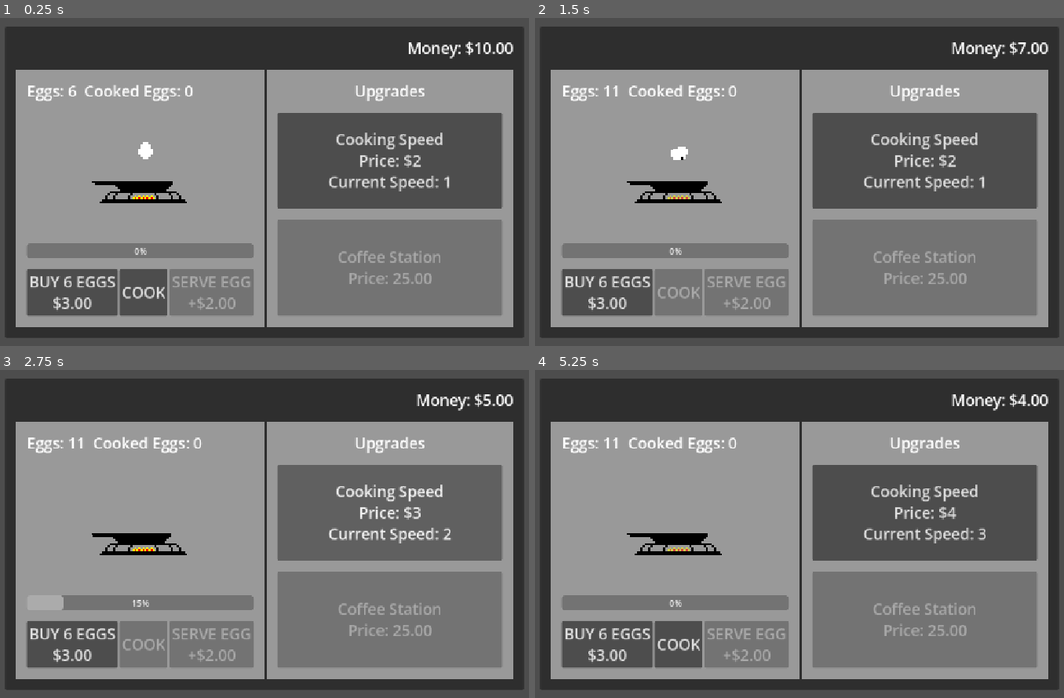
Above: before the commit, frames 1-4 (two rows, left to right).
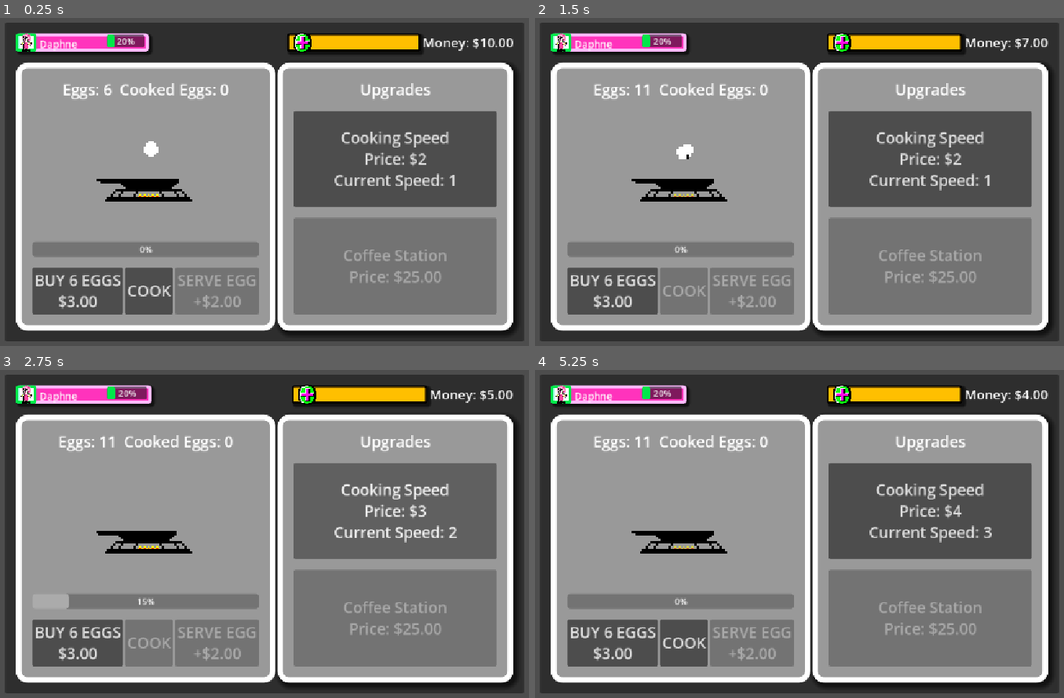
Above: after the commit, the same moments.

Repository: DaphGreene/Tex-Mex-Breakup
Game: Godot game, scene res://Scenes/main.tscn
Same seed, same stepped clock (60 frames per second), same inputs: the game is played once before the commit and once after it.
Inputs:
- Up to frame 1 (0.25 s): no input
- Up to frame 2 (1.5 s): click "BUY 6 EGGS $3.00" at 0.5 s; click "COOK" at 1.25 s
- Up to frame 3 (2.75 s): click "Cooking Speed Price: $2 Curre…" at 2 s
- Up to frame 4 (5.25 s): click "Cooking Speed Price: $3 Curre…" at 2.75 s; click "SERVE EGG +$2.00" at 5 s

The runs differ from the first frame. In frame 1, 23% of the frame differs, in the area x 0-100%, y 1-99%; in frame 2, 23%; in frame 3, 23%; in frame 4, 23%.

Commit message:
Egg Economy Complete
- First minor softlock protection pass
- Cleaned up labels
- Full egg economy loop completed

Diff:
--- a/Scenes/main.tscn
+++ b/Scenes/main.tscn
@@ -5,7 +5,83 @@
 [ext_resource type="Texture2D" uid="uid://dph8fxey2itl1" path="res://Assets/Sprites/Temp/cooking_egg.png" id="3_21xkr"]
 [ext_resource type="Texture2D" uid="uid://cjynykwngds8r" path="res://Assets/Sprites/Temp/GlitchCoin.png" id="3_kry3j"]
 
+[sub_resource type="StyleBoxFlat" id="StyleBoxFlat_1bvp3"]
+bg_color = Color(0.99999994, 0.19847804, 0.7361323, 1)
+border_width_left = 6
+border_width_top = 6
+border_width_right = 6
+border_width_bottom = 6
+border_color = Color(1, 0.73333335, 1, 1)
+corner_radius_top_left = 6
+corner_radius_top_right = 6
+corner_radius_bottom_right = 6
+corner_radius_bottom_left = 6
+shadow_size = 4
+shadow_offset = Vector2(4, 4)
+
+[sub_resource type="StyleBoxFlat" id="StyleBoxFlat_lquwl"]
+bg_color = Color(11.708403, 11.708403, 11.708403, 1)
+border_width_left = 6
+border_width_top = 6
+border_width_right = 6
+border_width_bottom = 6
+border_color = Color(0, 0.9131701, 0.2872121, 1)
+corner_radius_top_left = 4
+corner_radius_top_right = 4
+corner_radius_bottom_right = 4
+corner_radius_bottom_left = 4
+
+[sub_resource type="StyleBoxFlat" id="StyleBoxFlat_7mycd"]
+bg_color = Color(0, 0, 0, 0.5019608)
+corner_radius_top_left = 4
+corner_radius_top_right = 4
+corner_radius_bottom_right = 4
+corner_radius_bottom_left = 4
+
+[sub_resource type="StyleBoxFlat" id="StyleBoxFlat_272bh"]
+bg_color = Color(0.003921569, 0.9098039, 0.28627452, 1)
+corner_radius_top_left = 4
+corner_radius_top_right = 4
+corner_radius_bottom_right = 4
+corner_radius_bottom_left = 4
+
+[sub_resource type="StyleBoxFlat" id="StyleBoxFlat_5vw27"]
+bg_color = Color(1.0811334, 0.7509666, 7.612897e-06, 1)
+border_width_left = 4
+border_width_top = 4
+border_width_right = 4
+border_width_bottom = 4
+border_color = Color(0, 0, 0, 1)
+corner_radius_top_left = 4
+corner_radius_top_right = 4
+corner_radius_bottom_right = 4
+corner_radius_bottom_left = 4
+shadow_size = 4
+shadow_offset = Vector2(4, 4)
+
+[sub_resource type="StyleBoxFlat" id="StyleBoxFlat_jjvhh"]
+border_width_left = 10
+border_width_top = 10
+border_width_right = 10
+border_width_bottom = 10
+border_color = Color(1, 1, 1, 1)
+corner_radius_top_left = 20
+corner_radius_top_right = 20
+corner_radius_bottom_right = 20
+corner_radius_bottom_left = 20
+
 [sub_resource type="StyleBoxFlat" id="StyleBoxFlat_h2yge"]
+border_width_left = 10
+border_width_top = 10
+border_width_right = 10
+border_width_bottom = 10
+border_color = Color(1, 1, 1, 1)
+corner_radius_top_left = 20
+corner_radius_top_right = 20
+corner_radius_bottom_right = 20
+corner_radius_bottom_left = 20
+shadow_size = 10
+shadow_offset = Vector2(5, 5)
 
 [sub_resource type="Animation" id="Animation_lx3vj"]
 length = 0.001
@@ -64,60 +140,6 @@
 &"egg_crack": SubResource("Animation_my4ki")
 }
 
-[sub_resource type="StyleBoxFlat" id="StyleBoxFlat_1bvp3"]
-bg_color = Color(0.99999994, 0.19847804, 0.7361323, 1)
-border_width_left = 6
-border_width_top = 6
-border_width_right = 6
-border_width_bottom = 6
-border_color = Color(1, 0.73333335, 1, 1)
-corner_radius_top_left = 6
-corner_radius_top_right = 6
-corner_radius_bottom_right = 6
-corner_radius_bottom_left = 6
-shadow_size = 4
-shadow_offset = Vector2(4, 4)
-
-[sub_resource type="StyleBoxFlat" id="StyleBoxFlat_lquwl"]
-bg_color = Color(11.708403, 11.708403, 11.708403, 1)
-border_width_left = 6
-border_width_top = 6
-border_width_right = 6
-border_width_bottom = 6
-border_color = Color(0, 0.9131701, 0.2872121, 1)
-corner_radius_top_left = 4
-corner_radius_top_right = 4
-corner_radius_bottom_right = 4
-corner_radius_bottom_left = 4
-
-[sub_resource type="StyleBoxFlat" id="StyleBoxFlat_7mycd"]
-bg_color = Color(0, 0, 0, 0.5019608)
-corner_radius_top_left = 4
-corner_radius_top_right = 4
-corner_radius_bottom_right = 4
-corner_radius_bottom_left = 4
-
-[sub_resource type="StyleBoxFlat" id="StyleBoxFlat_272bh"]
-bg_color = Color(0.003921569, 0.9098039, 0.28627452, 1)
-corner_radius_top_left = 4
-corner_radius_top_right = 4
-corner_radius_bottom_right = 4
-corner_radius_bottom_left = 4
-
-[sub_resource type="StyleBoxFlat" id="StyleBoxFlat_5vw27"]
-bg_color = Color(1.0811334, 0.7509666, 7.612897e-06, 1)
-border_width_left = 4
-border_width_top = 4
-border_width_right = 4
-border_width_bottom = 4
-border_color = Color(0, 0, 0, 1)
-corner_radius_top_left = 4
-corner_radius_top_right = 4
-corner_radius_bottom_right = 4
-corner_radius_bottom_left = 4
-shadow_size = 4
-shadow_offset = Vector2(4, 4)
-
 [sub_resource type="Shortcut" id="Shortcut_kek77"]
 
 [node name="Main" type="Control" unique_id=1294964494]
@@ -158,207 +180,70 @@
 [node name="MoneyBar" type="HBoxContainer" parent="MarginContainer/PanelContainer/MarginContainer/MainLayout" unique_id=486125757]
 layout_mode = 2
 
-[node name="Spacer" type="Control" parent="MarginContainer/PanelContainer/MarginContainer/MainLayout/MoneyBar" unique_id=717289872]
-layout_mode = 2
-size_flags_horizontal = 3
-
-[node name="MoneyLabel" type="Label" parent="MarginContainer/PanelContainer/MarginContainer/MainLayout/MoneyBar" unique_id=918509803]
-layout_mode = 2
-theme_override_font_sizes/font_size = 28
-text = "Money: $10.00"
-
-[node name="ContentRow" type="HBoxContainer" parent="MarginContainer/PanelContainer/MarginContainer/MainLayout" unique_id=607293574]
-layout_mode = 2
-size_flags_vertical = 3
-
-[node name="CookingSpace" type="PanelContainer" parent="MarginContainer/PanelContainer/MarginContainer/MainLayout/ContentRow" unique_id=1881323370]
-layout_mode = 2
-size_flags_horizontal = 3
-theme_override_styles/panel = SubResource("StyleBoxFlat_h2yge")
-
-[node name="MarginContainer" type="MarginContainer" parent="MarginContainer/PanelContainer/MarginContainer/MainLayout/ContentRow/CookingSpace" unique_id=917770293]
-layout_mode = 2
-theme_override_constants/margin_left = 20
-theme_override_constants/margin_top = 20
-theme_override_constants/margin_right = 20
-theme_override_constants/margin_bottom = 20
-
-[node name="VBoxContainer" type="VBoxContainer" parent="MarginContainer/PanelContainer/MarginContainer/MainLayout/ContentRow/CookingSpace/MarginContainer" unique_id=807118112]
-layout_mode = 2
-theme_override_constants/separation = 20
-
-[node name="EggsLabel" type="Label" parent="MarginContainer/PanelContainer/MarginContainer/MainLayout/ContentRow/CookingSpace/MarginContainer/VBoxContainer" unique_id=1621966555]
-layout_mode = 2
-size_flags_horizontal = 0
-theme_override_font_sizes/font_size = 28
-text = "Eggs: 6    Cooked Eggs: 0"
-horizontal_alignment = 1
-vertical_alignment = 1
-
-[node name="TextureRect" type="TextureRect" parent="MarginContainer/PanelContainer/MarginContainer/MainLayout/ContentRow/CookingSpace/MarginContainer/VBoxContainer" unique_id=498949690]
-texture_filter = 1
-custom_minimum_size = Vector2(260, 220)
-layout_mode = 2
-size_flags_horizontal = 4
-size_flags_vertical = 3
-expand_mode = 2
-stretch_mode = 4
-
-[node name="CookingSprite" type="Sprite2D" parent="MarginContainer/PanelContainer/MarginContainer/MainLayout/ContentRow/CookingSpace/MarginContainer/VBoxContainer/TextureRect" unique_id=552525869]
-texture_filter = 1
-position = Vector2(130, 110)
-scale = Vector2(3.739583, 3.739583)
-texture = ExtResource("3_21xkr")
-hframes = 21
-
-[node name="CookingProgressBar" type="ProgressBar" parent="MarginContainer/PanelContainer/MarginContainer/MainLayout/ContentRow/CookingSpace/MarginContainer/VBoxContainer" unique_id=780367745]
-layout_mode = 2
-size_flags_vertical = 10
-
-[node name="EggActionRow" type="HBoxContainer" parent="MarginContainer/PanelContainer/MarginContainer/MainLayout/ContentRow/CookingSpace/MarginContainer/VBoxContainer" unique_id=1518398081]
-layout_mode = 2
-
-[node name="BuyEggButton" type="Button" parent="MarginContainer/PanelContainer/MarginContainer/MainLayout/ContentRow/CookingSpace/MarginContainer/VBoxContainer/EggActionRow" unique_id=2003628766]
-layout_mode = 2
-size_flags_horizontal = 3
-size_flags_vertical = 3
-theme_override_font_sizes/font_size = 28
-text = "BUY"
-
-[node name="CookButton" type="Button" parent="MarginContainer/PanelContainer/MarginContainer/MainLayout/ContentRow/CookingSpace/MarginContainer/VBoxContainer/EggActionRow" unique_id=2132983086]
-layout_mode = 2
-size_flags_horizontal = 3
-size_flags_vertical = 3
-theme_override_font_sizes/font_size = 28
-text = "COOK"
-
-[node name="ServeEggButton" type="Button" parent="MarginContainer/PanelContainer/MarginContainer/MainLayout/ContentRow/CookingSpace/MarginContainer/VBoxContainer/EggActionRow" unique_id=490631705]
-layout_mode = 2
-size_flags_horizontal = 3
-size_flags_vertical = 3
-theme_override_font_sizes/font_size = 28
-text = "SERVE"
-
-[node name="Upgrades" type="PanelContainer" parent="MarginContainer/PanelContainer/MarginContainer/MainLayout/ContentRow" unique_id=551059364]
-layout_mode = 2
-size_flags_horizontal = 3
-theme_override_styles/panel = SubResource("StyleBoxFlat_h2yge")
-
-[node name="MarginContainer" type="MarginContainer" parent="MarginContainer/PanelContainer/MarginContainer/MainLayout/ContentRow/Upgrades" unique_id=421843993]
-layout_mode = 2
-theme_override_constants/margin_left = 20
-theme_override_constants/margin_top = 20
-theme_override_constants/margin_right = 20
-theme_override_constants/margin_bottom = 20
-
-[node name="VBoxContainer" type="VBoxContainer" parent="MarginContainer/PanelContainer/MarginContainer/MainLayout/ContentRow/Upgrades/MarginContainer" unique_id=522605984]
-layout_mode = 2
-theme_override_constants/separation = 20
-
-[node name="Upgrades" type="Label" parent="MarginContainer/PanelContainer/MarginContainer/MainLayout/ContentRow/Upgrades/MarginContainer/VBoxContainer" unique_id=1133245971]
-layout_mode = 2
-theme_override_font_sizes/font_size = 28
-text = "Upgrades"
-horizontal_alignment = 1
-vertical_alignment = 1
-
-[node name="CookingSpeedUpgradeButton" type="Button" parent="MarginContainer/PanelContainer/MarginContainer/MainLayout/ContentRow/Upgrades/MarginContainer/VBoxContainer" unique_id=1219558680]
-layout_mode = 2
-size_flags_vertical = 3
-theme_override_font_sizes/font_size = 28
-text = "Cooking Speed
-Price: $2
-Current Speed: 1"
-
-[node name="CoffeeStationButton" type="Button" parent="MarginContainer/PanelContainer/MarginContainer/MainLayout/ContentRow/Upgrades/MarginContainer/VBoxContainer" unique_id=1259961366]
-layout_mode = 2
-size_flags_vertical = 3
-theme_override_font_sizes/font_size = 28
-text = "Coffee Station
-Price: $25"
-
-[node name="CookingTimer" type="Timer" parent="." unique_id=182305698]
-one_shot = true
-
-[node name="CookingAnimationPlayer" type="AnimationPlayer" parent="." unique_id=1800066809]
-libraries/ = SubResource("AnimationLibrary_ynmfv")
-
-[node name="PlayerInfoBox" type="Panel" parent="." unique_id=1467498372]
-visible = false
-layout_mode = 0
-offset_left = 24.0
-offset_top = 24.0
-offset_right = 384.0
-offset_bottom = 144.0
+[node name="PlayerInfoBox" type="Panel" parent="MarginContainer/PanelContainer/MarginContainer/MainLayout/MoneyBar" unique_id=1467498372]
+layout_mode = 2
+size_flags_horizontal = 3
 theme_override_styles/panel = SubResource("StyleBoxFlat_1bvp3")
 
-[node name="AvatarFrame" type="Panel" parent="PlayerInfoBox" unique_id=1278152303]
-layout_mode = 1
-anchors_preset = 4
-anchor_top = 0.5
-anchor_bottom = 0.5
-offset_left = 15.0
-offset_top = -45.0
-offset_right = 105.0
-offset_bottom = 45.0
+[node name="AvatarFrame" type="Panel" parent="MarginContainer/PanelContainer/MarginContainer/MainLayout/MoneyBar/PlayerInfoBox" unique_id=1278152303]
+layout_mode = 1
+anchors_preset = 9
+anchor_bottom = 1.0
+offset_right = 38.0
 grow_vertical = 2
 theme_override_styles/panel = SubResource("StyleBoxFlat_lquwl")
 
-[node name="Avatar" type="TextureRect" parent="PlayerInfoBox/AvatarFrame" unique_id=282632320]
+[node name="Avatar" type="TextureRect" parent="MarginContainer/PanelContainer/MarginContainer/MainLayout/MoneyBar/PlayerInfoBox/AvatarFrame" unique_id=282632320]
 layout_mode = 1
 anchors_preset = 8
 anchor_left = 0.5
 anchor_top = 0.5
 anchor_right = 0.5
 anchor_bottom = 0.5
-offset_left = -30.5
-offset_top = -44.055557
-offset_right = 30.5
-offset_bottom = 44.055557
+offset_left = -10.5
+offset_top = -16.0
+offset_right = 10.0
+offset_bottom = 16.0
 grow_horizontal = 2
 grow_vertical = 2
 texture = ExtResource("2_jjvhh")
-expand_mode = 5
-
-[node name="Nickname" type="Label" parent="PlayerInfoBox" unique_id=2039981826]
+expand_mode = 4
+
+[node name="Nickname" type="Label" parent="MarginContainer/PanelContainer/MarginContainer/MainLayout/MoneyBar/PlayerInfoBox" unique_id=2039981826]
 layout_mode = 0
-offset_left = 130.0
-offset_top = 21.0
-offset_right = 333.0
-offset_bottom = 56.0
-theme_override_font_sizes/font_size = 28
+offset_left = 43.0
+offset_top = 7.0
+offset_right = 149.0
+offset_bottom = 33.0
+theme_override_font_sizes/font_size = 18
 text = "Daphne"
 
-[node name="ExperienceProgress" type="ProgressBar" parent="PlayerInfoBox" unique_id=2076193535]
+[node name="ExperienceProgress" type="ProgressBar" parent="MarginContainer/PanelContainer/MarginContainer/MainLayout/MoneyBar/PlayerInfoBox" unique_id=2076193535]
 layout_mode = 1
 anchors_preset = 12
 anchor_top = 1.0
 anchor_right = 1.0
 anchor_bottom = 1.0
-offset_left = 130.0
-offset_top = -55.0
-offset_right = -27.0
-offset_bottom = -25.0
+offset_left = 167.0
+offset_top = -31.0
+offset_right = -8.0
+offset_bottom = -8.0
 grow_horizontal = 2
 grow_vertical = 0
 theme_override_styles/background = SubResource("StyleBoxFlat_7mycd")
 theme_override_styles/fill = SubResource("StyleBoxFlat_272bh")
 value = 20.0
 
-[node name="CoinBox" type="Panel" parent="." unique_id=743343923]
-visible = false
-layout_mode = 1
-anchors_preset = 1
-anchor_left = 1.0
-anchor_right = 1.0
-offset_left = -400.0
-offset_top = 21.0
-offset_right = -136.0
-offset_bottom = 81.0
-grow_horizontal = 0
+[node name="Spacer" type="Control" parent="MarginContainer/PanelContainer/MarginContainer/MainLayout/MoneyBar" unique_id=717289872]
+layout_mode = 2
+size_flags_horizontal = 3
+
+[node name="CoinBox" type="Panel" parent="MarginContainer/PanelContainer/MarginContainer/MainLayout/MoneyBar" unique_id=743343923]
+layout_mode = 2
+size_flags_horizontal = 3
 theme_override_styles/panel = SubResource("StyleBoxFlat_5vw27")
 
-[node name="Coin" type="TextureRect" parent="CoinBox" unique_id=323977528]
+[node name="Coin" type="TextureRect" parent="MarginContainer/PanelContainer/MarginContainer/MainLayout/MoneyBar/CoinBox" unique_id=323977528]
 layout_mode = 1
 anchors_preset = 4
 anchor_top = 0.5
@@ -371,26 +256,125 @@
 texture = ExtResource("3_kry3j")
 expand_mode = 5
 
-[node name="CoinsText" type="Label" parent="CoinBox" unique_id=1015937284]
-layout_mode = 0
-offset_left = 55.0
-offset_top = 11.0
-offset_right = 173.0
-offset_bottom = 50.0
-theme_override_font_sizes/font_size = 28
-text = "Coins:"
+[node name="MoneyLabel" type="Label" parent="MarginContainer/PanelContainer/MarginContainer/MainLayout/MoneyBar" unique_id=918509803]
+layout_mode = 2
+theme_override_font_sizes/font_size = 24
+text = "Money: $10.00"
+
+[node name="ContentRow" type="HBoxContainer" parent="MarginContainer/PanelContainer/MarginContainer/MainLayout" unique_id=607293574]
+layout_mode = 2
+size_flags_vertical = 3
+
+[node name="CookingSpace" type="PanelContainer" parent="MarginContainer/PanelContainer/MarginContainer/MainLayout/ContentRow" unique_id=1881323370]
+layout_mode = 2
+size_flags_horizontal = 3
+theme_override_styles/panel = SubResource("StyleBoxFlat_jjvhh")
+
+[node name="MarginContainer" type="MarginContainer" parent="MarginContainer/PanelContainer/MarginContainer/MainLayout/ContentRow/CookingSpace" unique_id=917770293]
+layout_mode = 2
+theme_override_constants/margin_left = 20
+theme_override_constants/margin_top = 20
+theme_override_constants/margin_right = 20
+theme_override_constants/margin_bottom = 20
+
+[node name="VBoxContainer" type="VBoxContainer" parent="MarginContainer/PanelContainer/MarginContainer/MainLayout/ContentRow/CookingSpace/MarginContainer" unique_id=807118112]
+layout_mode = 2
+theme_override_constants/separation = 20
+
+[node name="EggsLabel" type="Label" parent="MarginContainer/PanelContainer/MarginContainer/MainLayout/ContentRow/CookingSpace/MarginContainer/VBoxContainer" unique_id=1621966555]
+layout_mode = 2
+theme_override_font_sizes/font_size = 28
+text = "Eggs: 6    Cooked Eggs: 0"
+horizontal_alignment = 1
 vertical_alignment = 1
 
-[node name="CoinsValueText" type="Label" parent="CoinBox" unique_id=1047839652]
-unique_name_in_owner = true
-layout_mode = 0
-offset_left = 140.0
-offset_top = 12.0
-offset_right = 258.0
-offset_bottom = 51.0
-theme_override_font_sizes/font_size = 28
-text = "?"
+[node name="TextureRect" type="TextureRect" parent="MarginContainer/PanelContainer/MarginContainer/MainLayout/ContentRow/CookingSpace/MarginContainer/VBoxContainer" unique_id=498949690]
+texture_filter = 1
+custom_minimum_size = Vector2(260, 220)
+layout_mode = 2
+size_flags_horizontal = 4
+size_flags_vertical = 3
+expand_mode = 2
+stretch_mode = 4
+
+[node name="CookingSprite" type="Sprite2D" parent="MarginContainer/PanelContainer/MarginContainer/MainLayout/ContentRow/CookingSpace/MarginContainer/VBoxContainer/TextureRect" unique_id=552525869]
+texture_filter = 1
+position = Vector2(130, 110)
+scale = Vector2(3.739583, 3.739583)
+texture = ExtResource("3_21xkr")
+hframes = 21
+
+[node name="CookingProgressBar" type="ProgressBar" parent="MarginContainer/PanelContainer/MarginContainer/MainLayout/ContentRow/CookingSpace/MarginContainer/VBoxContainer" unique_id=780367745]
+layout_mode = 2
+size_flags_vertical = 10
+
+[node name="EggActionRow" type="HBoxContainer" parent="MarginContainer/PanelContainer/MarginContainer/MainLayout/ContentRow/CookingSpace/MarginContainer/VBoxContainer" unique_id=1518398081]
+layout_mode = 2
+
+[node name="BuyEggButton" type="Button" parent="MarginContainer/PanelContainer/MarginContainer/MainLayout/ContentRow/CookingSpace/MarginContainer/VBoxContainer/EggActionRow" unique_id=2003628766]
+layout_mode = 2
+size_flags_horizontal = 3
+size_flags_vertical = 3
+theme_override_font_sizes/font_size = 28
+text = "BUY"
+
+[node name="CookButton" type="Button" parent="MarginContainer/PanelContainer/MarginContainer/MainLayout/ContentRow/CookingSpace/MarginContainer/VBoxContainer/EggActionRow" unique_id=2132983086]
+layout_mode = 2
+size_flags_horizontal = 3
+size_flags_vertical = 3
+theme_override_font_sizes/font_size = 28
+text = "COOK"
+
+[node name="ServeEggButton" type="Button" parent="MarginContainer/PanelContainer/MarginContainer/MainLayout/ContentRow/CookingSpace/MarginContainer/VBoxContainer/EggActionRow" unique_id=490631705]
+layout_mode = 2
+size_flags_horizontal = 3
+size_flags_vertical = 3
+theme_override_font_sizes/font_size = 28
+text = "SERVE"
+
+[node name="Upgrades" type="PanelContainer" parent="MarginContainer/PanelContainer/MarginContainer/MainLayout/ContentRow" unique_id=551059364]
+layout_mode = 2
+size_flags_horizontal = 3
+theme_override_styles/panel = SubResource("StyleBoxFlat_h2yge")
+
+[node name="MarginContainer" type="MarginContainer" parent="MarginContainer/PanelContainer/MarginContainer/MainLayout/ContentRow/Upgrades" unique_id=421843993]
+layout_mode = 2
+theme_override_constants/margin_left = 20
+theme_override_constants/margin_top = 20
+theme_override_constants/margin_right = 20
+theme_override_constants/margin_bottom = 20
+
+[node name="VBoxContainer" type="VBoxContainer" parent="MarginContainer/PanelContainer/MarginContainer/MainLayout/ContentRow/Upgrades/MarginContainer" unique_id=522605984]
+layout_mode = 2
+theme_override_constants/separation = 20
+
+[node name="Upgrades" type="Label" parent="MarginContainer/PanelContainer/MarginContainer/MainLayout/ContentRow/Upgrades/MarginContainer/VBoxContainer" unique_id=1133245971]
+layout_mode = 2
+theme_override_font_sizes/font_size = 28
+text = "Upgrades"
+horizontal_alignment = 1
 vertical_alignment = 1
+
+[node name="CookingSpeedUpgradeButton" type="Button" parent="MarginContainer/PanelContainer/MarginContainer/MainLayout/ContentRow/Upgrades/MarginContainer/VBoxContainer" unique_id=1219558680]
+layout_mode = 2
+size_flags_vertical = 3
+theme_override_font_sizes/font_size = 28
+text = "Cooking Speed
+Price: $2
+Current Speed: 1"
+
+[node name="CoffeeStationButton" type="Button" parent="MarginContainer/PanelContainer/MarginContainer/MainLayout/ContentRow/Upgrades/MarginContainer/VBoxContainer" unique_id=1259961366]
+layout_mode = 2
+size_flags_vertical = 3
+theme_override_font_sizes/font_size = 28
+text = "Coffee Station
+Price: $25"
+
+[node name="CookingTimer" type="Timer" parent="." unique_id=182305698]
+one_shot = true
+
+[node name="CookingAnimationPlayer" type="AnimationPlayer" parent="." unique_id=1800066809]
+libraries/ = SubResource("AnimationLibrary_ynmfv")
 
 [node name="GrantCoinsButton" type="Button" parent="." unique_id=466591009]
 visible = false
--- a/Scripts/main.gd
+++ b/Scripts/main.gd
@@ -115,7 +115,7 @@
 # UPGRADE FUNCTIONS
 
 func _on_speed_upgrade_button_pressed() -> void:
-	if money >= cooking_speed_cost: # If i can afford the upgrade
+	if money >= cooking_speed_cost and can_continue_egg_loop_after_spending(cooking_speed_cost): # If i can afford the upgrade
 		money -= cooking_speed_cost # Subtract speed_cost
 		cooking_speed += 1 # Reward increase the speed
 		cooking_animation_player.speed_scale = cooking_speed
@@ -128,6 +128,21 @@
 		coffee_station_unlocked = true
 		update_text()
 
+# VALIDATION HELPER FUNCTIONS
+
+func can_continue_egg_loop_after_spending(spend_amount: float) -> bool:
+	var money_after_spending: float = money - spend_amount
+
+	var cookable_batches: int = eggs / eggs_per_cook
+	var potential_cooked_eggs: int = cooked_eggs + cookable_batches * eggs_output
+
+	if is_cooking:
+		potential_cooked_eggs += eggs_output
+
+	var recovery_value: float = money_after_spending + potential_cooked_eggs * cooked_egg_sale_price
+
+	return recovery_value >= egg_purchase_price
+
 # UPDATE TEXT FUNCTIONS
 
 func update_text() -> void:
@@ -139,11 +154,19 @@
 	if coffee_station_unlocked:
 		coffee_station_button.text = "Pour Over\nUnlocked"
 	else:
-		coffee_station_button.text = "Coffee Station\nPrice: %.2f" % coffee_station_cost
+		coffee_station_button.text = "Coffee Station\nPrice: $%.2f" % coffee_station_cost
 
 	# Disable buttons triggers
 	buy_egg_button.disabled = money < egg_purchase_price
 	cook_button.disabled = is_cooking or eggs < eggs_per_cook
 	serve_egg_button.disabled = cooked_eggs < 1
-	cooking_speed_upgrade_button.disabled = money < cooking_speed_cost
-	coffee_station_button.disabled = money < coffee_station_cost or coffee_station_unlocked
+
+	cooking_speed_upgrade_button.disabled = (
+		money < cooking_speed_cost
+		or not can_continue_egg_loop_after_spending(cooking_speed_cost)
+	)
+	coffee_station_button.disabled = (
+		money < coffee_station_cost
+		or coffee_station_unlocked
+		or not can_continue_egg_loop_after_spending(coffee_station_cost)
+	)
Not shown, changed: TODO.md
